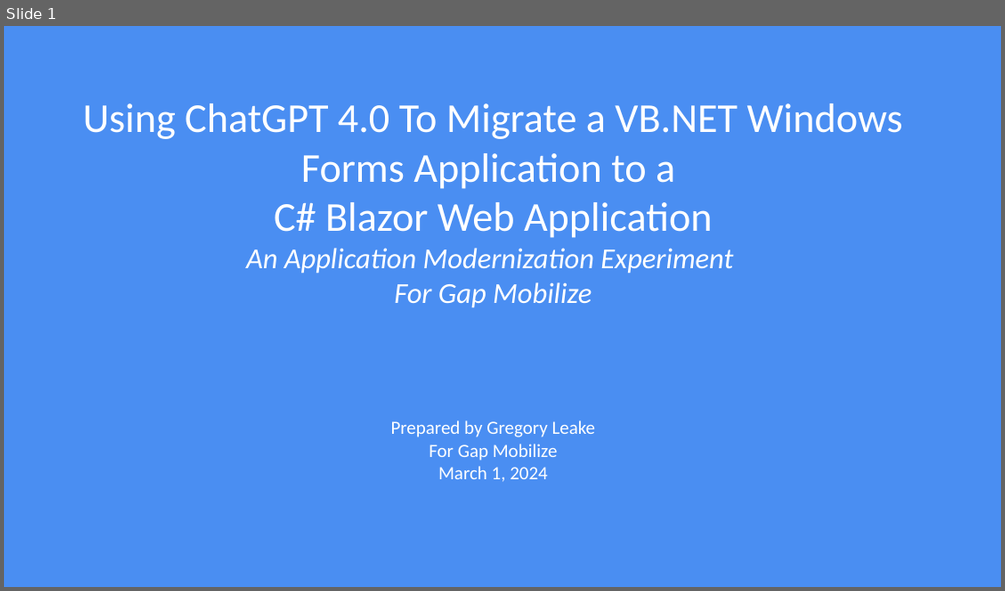
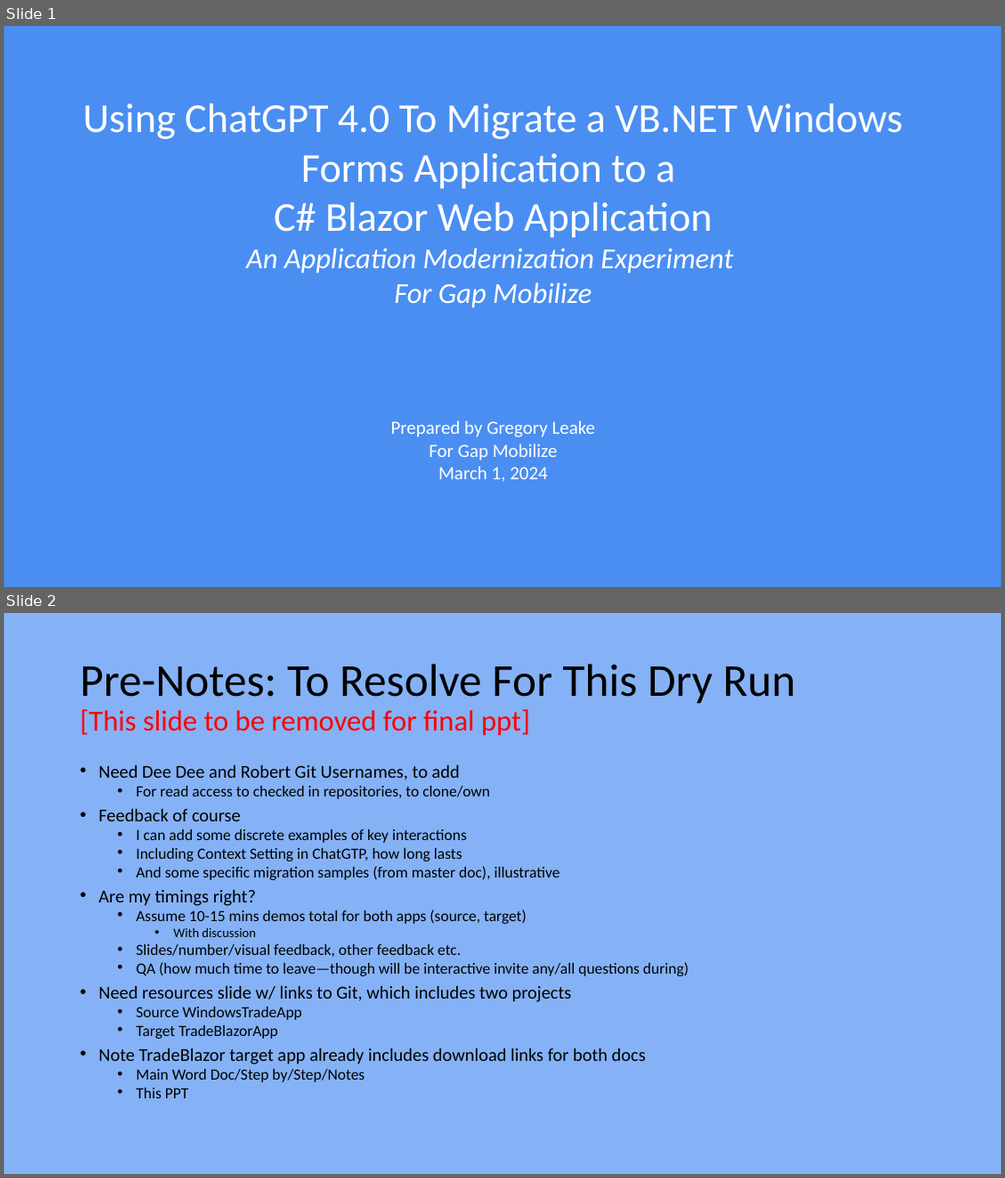
Before and after one commit to ddskier/TradeBlazorApp, a slide deck: wwwroot/GAPMoblize_Project_DryRun_2_27.pptx. Shown one above the other, each under a label of ours: slide 1 before the commit, slides 1 and 2 after it. The pictures are 1005x591 and 1005x1178 pixels, drawn with LibreOffice and Linux fonts; fonts in the diff are those of the drawing. Boxes give left, top, right and bottom in pixels: in the first picture for what was removed or moved away, otherwise in the second. Text is boxed around its words. In the diff, an @@ line names an element or a change of style, - is before the commit and + after.

```diff
--- a/wwwroot/GAPMoblize_Project_DryRun_2_27.pptx
+++ b/wwwroot/GAPMoblize_Project_DryRun_2_27.pptx
@@ slide 2 added at (4,613,1001,1174), background #85B2F6 @@
@@ title added at (80,664,796,736), 28 pt, text #FF0000 @@
+Pre-Notes: To Resolve For This Dry Run
+[This slide to be removed for final ppt]
@@ text added at (98,764,688,1098), 15 pt, text #000000 @@
+• Need Dee Dee and Robert Git Usernames, to add
+  • For read access to checked in repositories, to clone/own
+• Feedback of course
+  • I can add some discrete examples of key interactions
+  • Including Context Setting in ChatGTP, how long lasts
+  • And some specific migration samples (from master doc), illustrative
+• Are my timings right?
+  • Assume 10-15 mins demos total for both apps (source, target)
+    • With discussion
+  • Slides/number/visual feedback, other feedback etc.
+  • QA (how much time to leave—though will be interactive invite any/all questions during)
+• Need resources slide w/ links to Git, which includes two projects
+  • Source WindowsTradeApp
+  • Target TradeBlazorApp
+• Note TradeBlazor target app already includes download links for both docs
+  • Main Word Doc/Step by/Step/Notes
+  • This PPT
```
Also in this commit, not shown: 1 slide changed.
